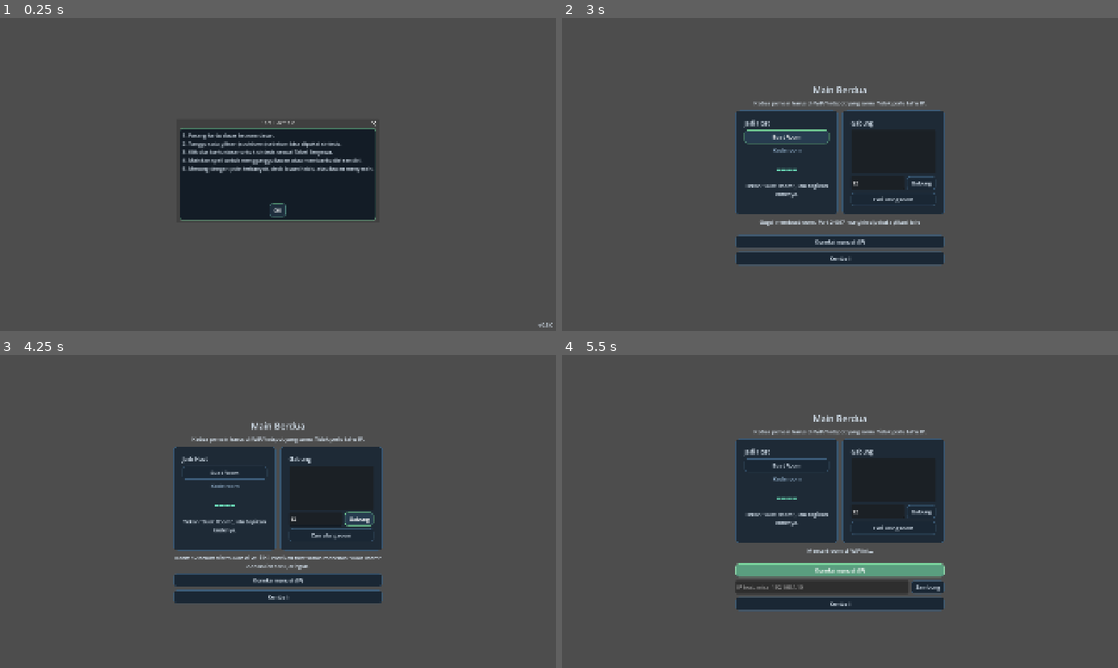
Above: before the commit, frames 1-4 (two rows, left to right).
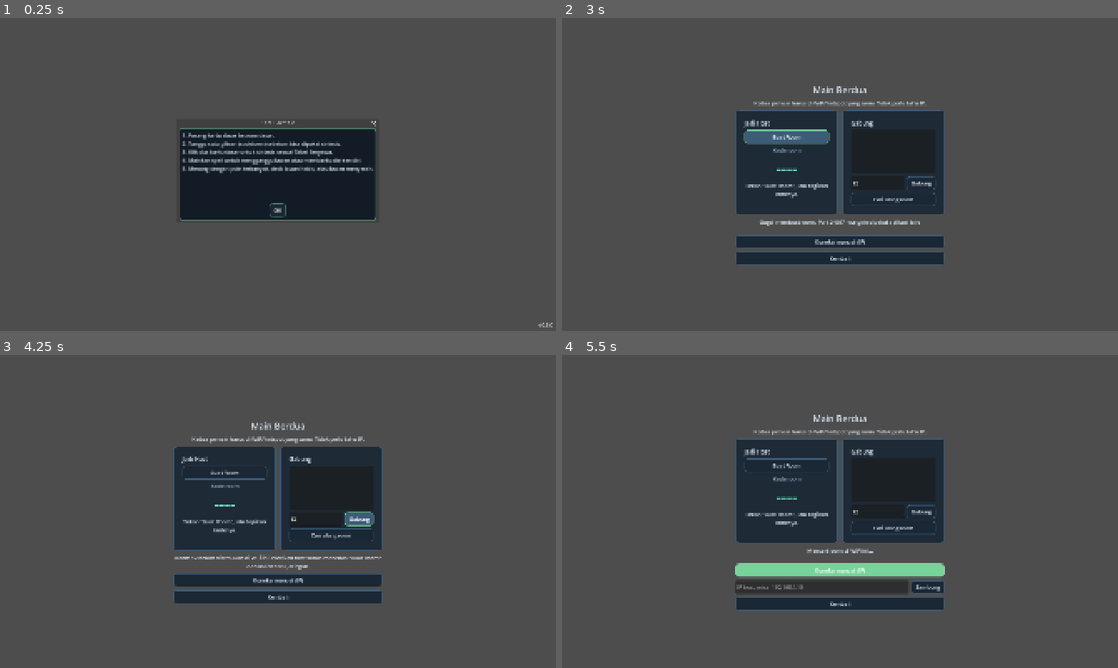
Above: after the commit, the same moments.

Repository: Arrel99/elementa-
Game: Godot game, scene res://scenes/screens/main_menu.tscn
Two runs of this game, one before a commit and one after it. Both use one fixed random seed, a clock stepped at 60 frames per second and the inputs below.
Inputs (mouse positions are in pixels of both pictures, inside the frame that each line leads up to):
- Up to frame 1 (0.25 s): no input
- Up to frame 2 (3 s): click "OK" at 0.5 s; click "Main" at 1.25 s; click (878, 183) at 2.02 s; type "12" at 2.1 s; click "Buat Room" at 2.75 s
- Up to frame 3 (4.25 s): click "Gabung" at 3.5 s
- Up to frame 4 (5.5 s): click "Cari ulang room" at 4.25 s; click "Koneksi manual (IP)" at 5 s

The runs differ from the first frame. In frame 2, 0.5% of the frame differs, in the area x 32-48%, y 36-40%; in frame 3, 0.2%; in frame 4, 1.3%, in the area x 31-69%, y 67-71%.

Commit message:
polish: hover tombol jadi full (isi panel berubah, bukan hanya garis)
Laporan pengguna: hover terasa aneh dan hanya beberapa titik yang berubah. Jawaban pengguna memastikan: teks dan garis tepi berubah, tetapi isi panel tidak. Artinya hover bekerja, hanya perubahan latarnya terlalu halus untuk terlihat.

themes/elementa.tres: bg_color hover dinaikkan dari #273c4f ke #3c5c78 (luminance 0.152 -> 0.351), sehingga seluruh badan tombol terlihat berubah. Gaya focus dibuat tanpa isi (bg_color alpha 0) karena Godot menggambar focus di atas hover -- isi semi-transparan pada focus memudarkan warna hover setelah tombol pernah diklik. Geometri (content_margin, border_width) semua keadaan tetap identik supaya tombol tidak berubah ukuran saat hover.

README/CHANGELOG: warna dan alasan dicatat. Verifikasi: test.tscn 63 lulus 0 gagal; main_menu dan game tanpa error.

Diff:
--- a/themes/elementa.tres
+++ b/themes/elementa.tres
@@ -34,7 +34,7 @@
 content_margin_top = 10.0
 content_margin_right = 16.0
 content_margin_bottom = 10.0
-bg_color = Color(0.152941, 0.235294, 0.309804, 1)
+bg_color = Color(0.235294, 0.360784, 0.470588, 1)
 border_width_left = 2
 border_width_top = 2
 border_width_right = 2
@@ -82,7 +82,7 @@
 content_margin_top = 10.0
 content_margin_right = 16.0
 content_margin_bottom = 10.0
-bg_color = Color(0.152941, 0.235294, 0.309804, 0.35)
+bg_color = Color(0, 0, 0, 0)
 border_width_left = 2
 border_width_top = 2
 border_width_right = 2
Not shown, added: scripts/core/ui_polish.gd.uid
Not shown, changed: CHANGELOG.md
Not shown, changed: README.md
